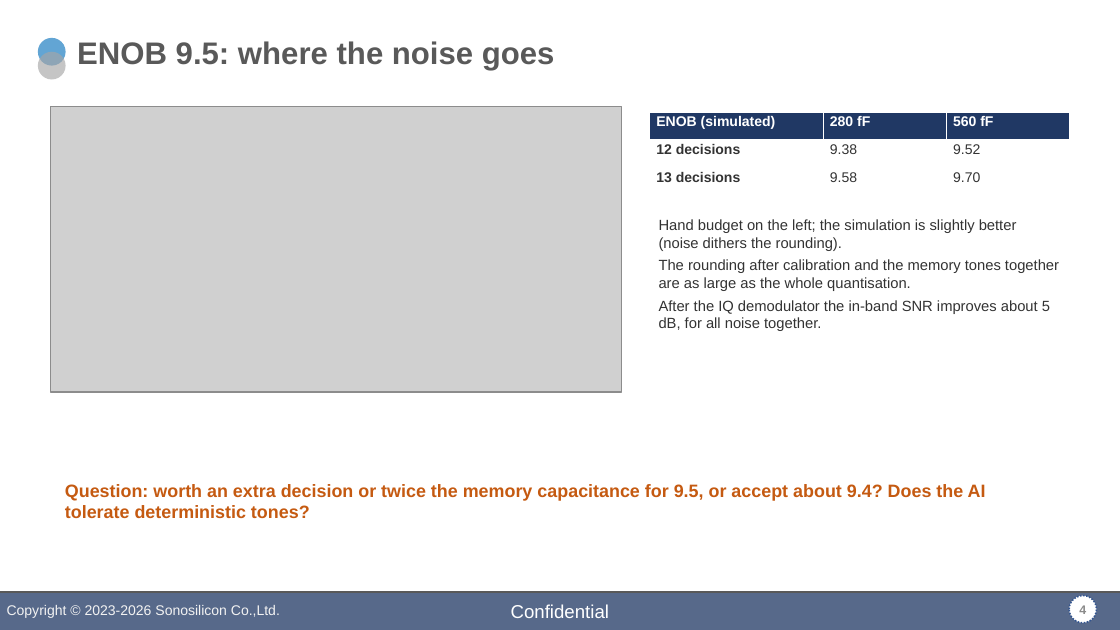
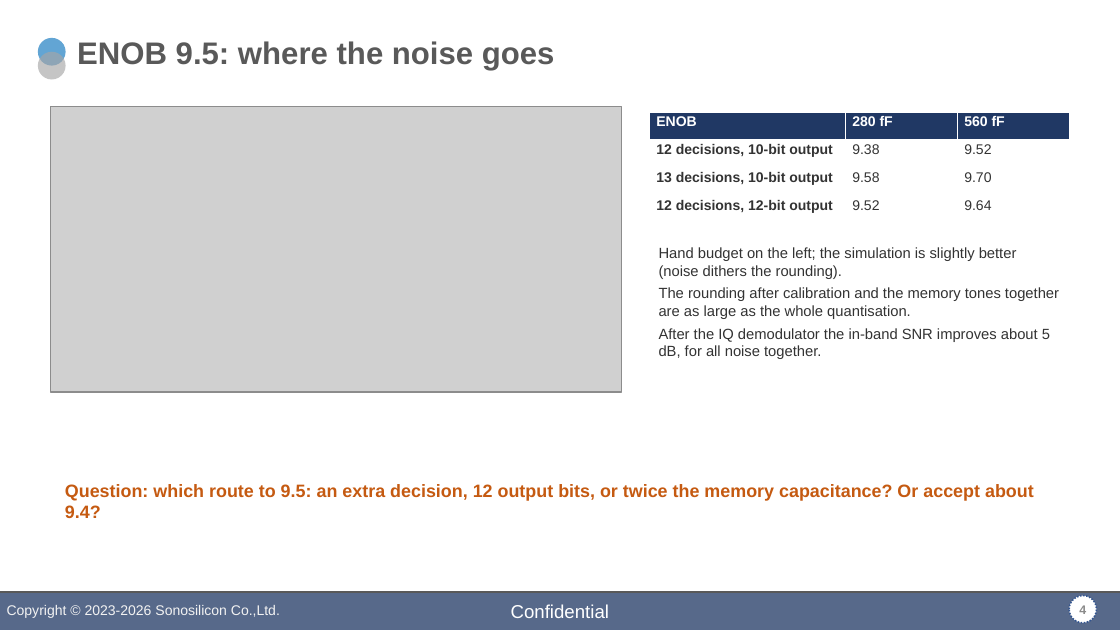
Before and after one commit to DirkJanKr/F280049C_MotorDrive, a slide deck: slide 4 of Zaan_MATLAB/slides/zaan_meeting_slides.pptx. Drawn at 1120x630 pixels with LibreOffice and Linux fonts; fonts in the diff are those of the drawing; grey boxes stand for pictures; background and template pictures are left out. Boxes give left, top, right and bottom in pixels: in the first picture for what was removed or moved away, otherwise in the second. Text is boxed around its words. In the diff, an @@ line names an element or a change of style, - is before the commit and + after.

```diff
--- a/Zaan_MATLAB/slides/zaan_meeting_slides.pptx
+++ b/Zaan_MATLAB/slides/zaan_meeting_slides.pptx
@@ table at (650,112,1070,224) @@
-row 1: ENOB (simulated) | 280 fF | 560 fF
-row 2: 12 decisions | 9.38 | 9.52
-row 3: 13 decisions | 9.58 | 9.70
+row 1: ENOB | 280 fF | 560 fF
+row 2: 12 decisions, 10-bit output | 9.38 | 9.52
+row 3: 13 decisions, 10-bit output | 9.58 | 9.70
+row 4: 12 decisions, 12-bit output | 9.52 | 9.64
@@ text "Hand budget on the left; ...": place and size @@
-text "Hand budget on the left; ..." at (659,219,1059,331)
+text "Hand budget on the left; ..." at (659,247,1059,359)
@@ text at (65,484,1034,518): text changed @@
-Question: worth an extra decision or twice the memory capacitance for 9.5, or accept about 9.4? Does the AI tolerate deterministic tones?
+Question: which route to 9.5: an extra decision, 12 output bits, or twice the memory capacitance? Or accept about 9.4?
```
Also in this commit, not shown: 1 other slide changed, 1 other file.
